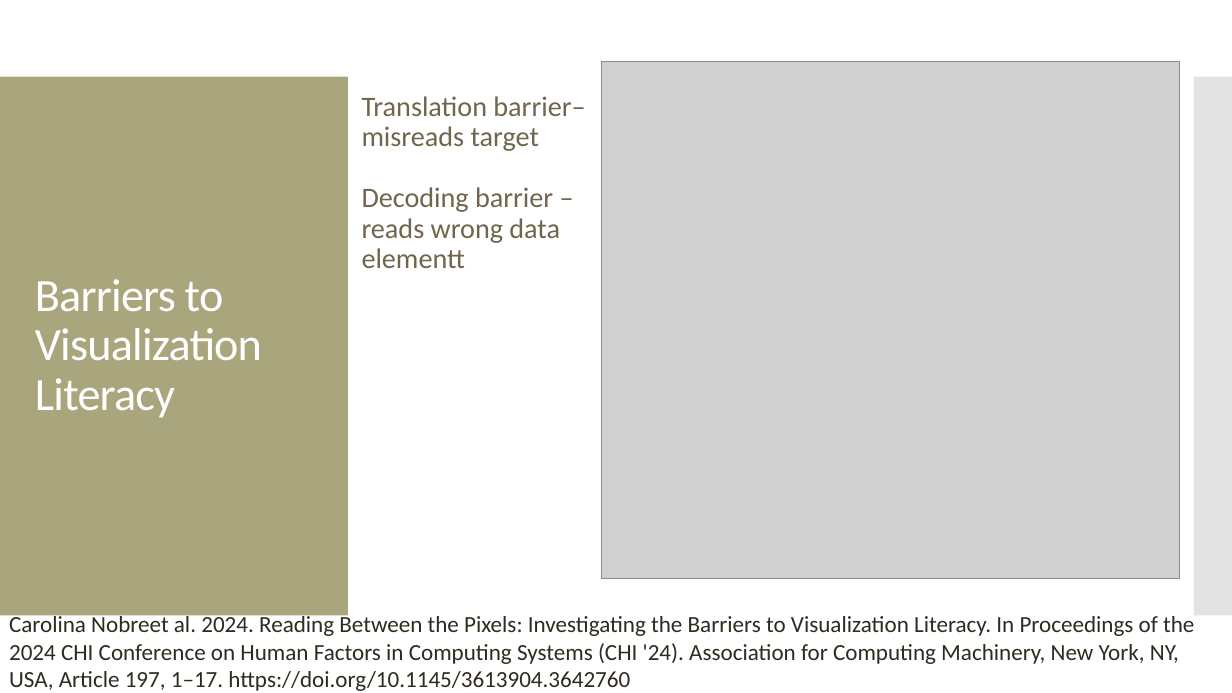
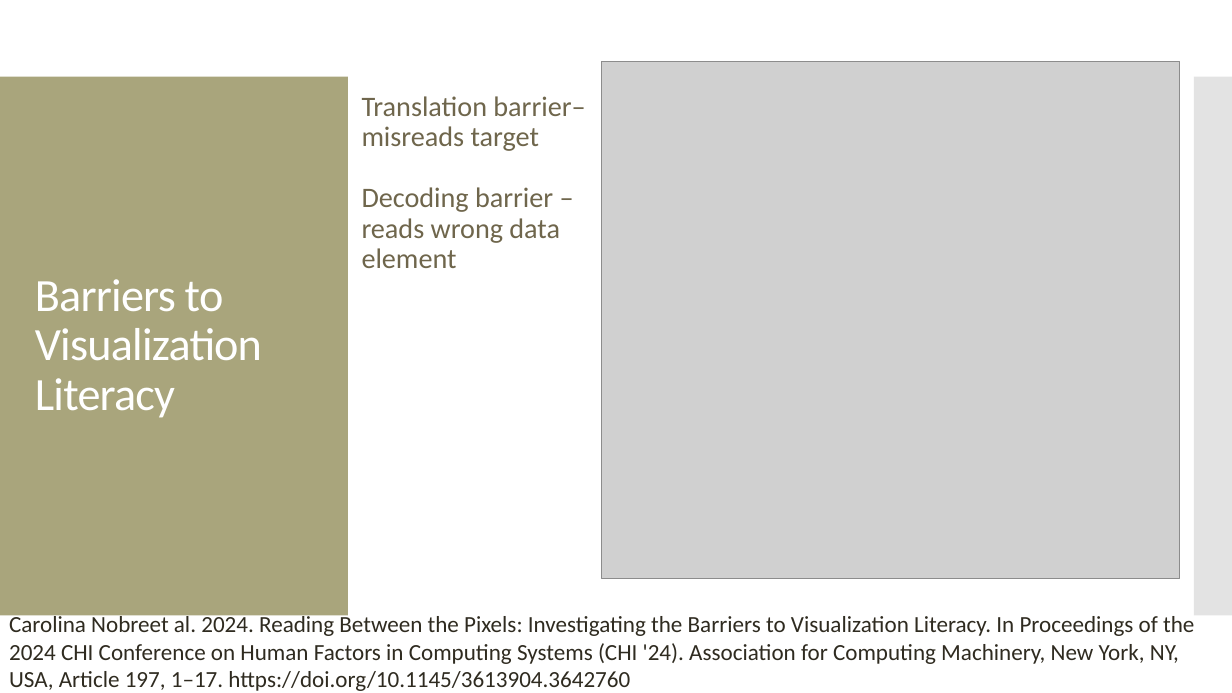
Before and after one commit to amosca01/SDS-CSC109, a slide deck: slide 31 of slides/11-visualization-literacy.pptx. Drawn at 1232x693 pixels with LibreOffice and Linux fonts; fonts in the diff are those of the drawing; grey boxes stand for pictures. Boxes give left, top, right and bottom in pixels: in the first picture for what was removed or moved away, otherwise in the second. Text is boxed around its words. In the diff, an @@ line names an element or a change of style, - is before the commit and + after.

```diff
--- a/slides/11-visualization-literacy.pptx
+++ b/slides/11-visualization-literacy.pptx
@@ text at (x1=362, y1=248, x2=457, y2=268): text changed @@
-elementt
+element
```
Also in this commit, not shown: 1 other slide changed, 8 other files.
